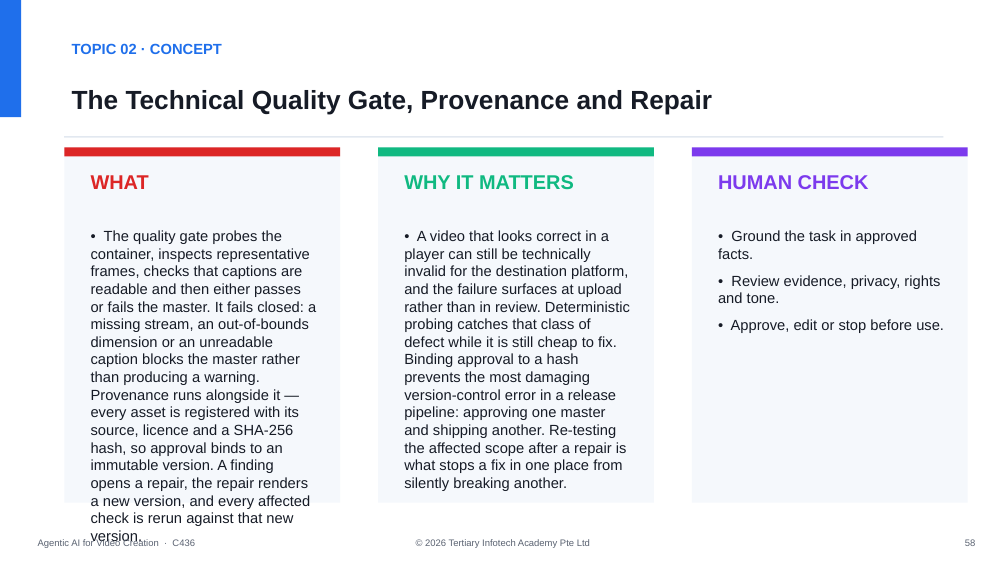
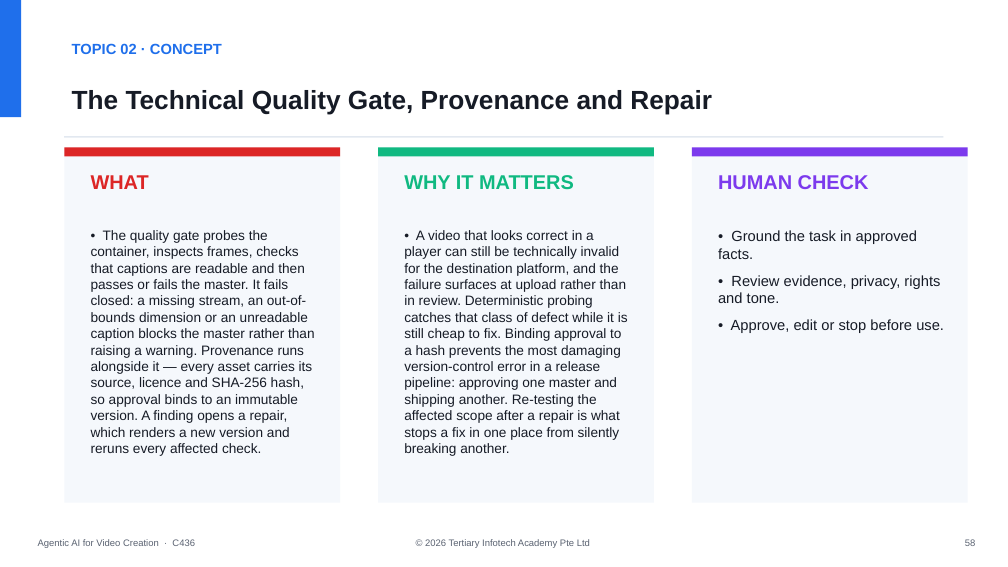
Before and after one commit to tertiarycourses/C436-Agentic-AI-for-Video-Creation, a slide deck: slide 59 of courseware/Agentic AI for Video Creation-v2.0.pptx. Drawn at 1008x567 pixels with LibreOffice and Linux fonts; fonts in the diff are those of the drawing. Boxes give left, top, right and bottom in pixels: in the first picture for what was removed or moved away, otherwise in the second. Text is boxed around its words. In the diff, an @@ line names an element or a change of style, - is before the commit and + after.

```diff
--- a/courseware/Agentic AI for Video Creation-v2.0.pptx
+++ b/courseware/Agentic AI for Video Creation-v2.0.pptx
@@ text at <box>91,230,315,456</box>: text changed; size 14 to 13 pt @@
-• The quality gate probes the container, inspects representative frames, checks that captions are readable and then either passes or fails the master. It fails closed: a missing stream, an out-of-bounds dimension or an unreadable caption blocks the master rather than producing a warning. Provenance runs alongside it — every asset is registered with its source, licence and a SHA-256 hash, so approval binds to an immutable version. A finding opens a repair, the repair renders a new version, and every affected check is rerun against that new version.
+• The quality gate probes the container, inspects frames, checks that captions are readable and then passes or fails the master. It fails closed: a missing stream, an out-of-bounds dimension or an unreadable caption blocks the master rather than raising a warning. Provenance runs alongside it — every asset carries its source, licence and SHA-256 hash, so approval binds to an immutable version. A finding opens a repair, which renders a new version and reruns every affected check.
@@ text "• A video that looks ..." at <box>404,230,628,456</box>: size 14 to 13 pt @@
```
Also in this commit, not shown: 11 other slides changed, 8 other files.
